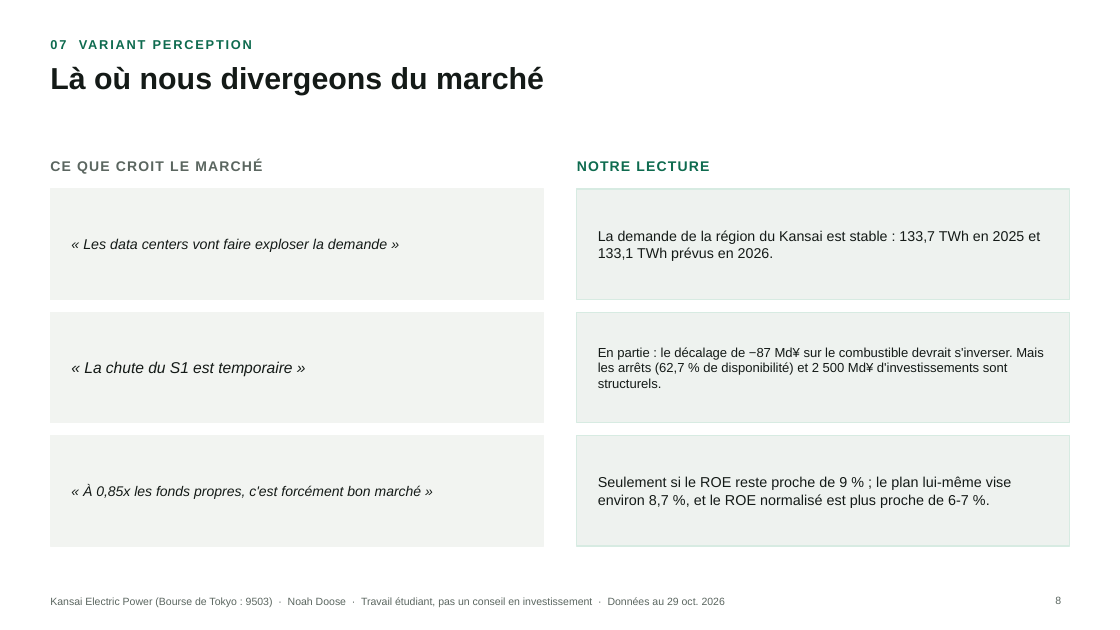
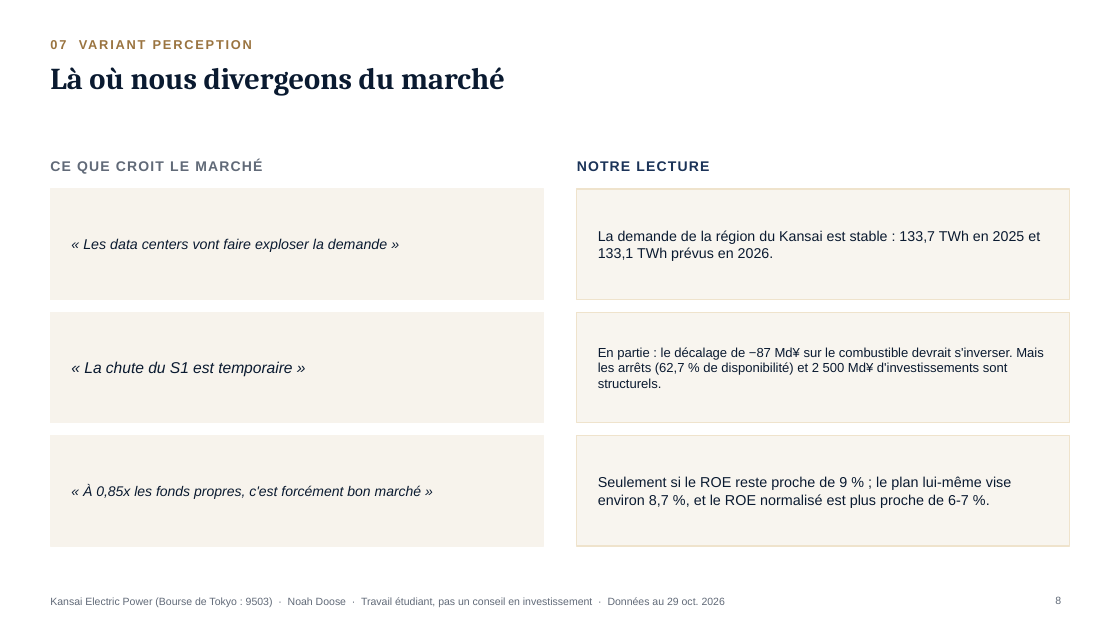
Before and after one commit to Fayzzy11/Portfolio-Project, a slide deck: slide 8 of docs/assets/pitches/9503_JP_Kansai_Electric_Power_pitch_FR.pptx. Drawn at 1120x630 pixels with LibreOffice and Linux fonts; fonts in the diff are those of the drawing. Boxes give left, top, right and bottom in pixels: in the first picture for what was removed or moved away, otherwise in the second. Text is boxed around its words. In the diff, an @@ line names an element or a change of style, - is before the commit and + after.

```diff
--- a/docs/assets/pitches/9503_JP_Kansai_Electric_Power_pitch_FR.pptx
+++ b/docs/assets/pitches/9503_JP_Kansai_Electric_Power_pitch_FR.pptx
@@ text "07 VARIANT PERCEPTION" at [50,32,1070,57]: text colour #0E6B4F to #9A7440 @@
@@ title "Là où nous divergeons du ..." at [50,67,505,95]: font Arial to Cambria, text colour #141A17 to #0A1A30 @@
@@ text "NOTRE LECTURE" at [577,161,709,171]: text colour #0E6B4F to #1B3358 @@
@@ fill #F2F4F1 to #F7F3EC; outline #F2F4F1 1 pt to #F7F3EC 1 pt in 3 elements at [50,189,544,300], [50,313,544,423], [50,435,544,546] @@
@@ fill #EEF2EF to #F8F5EF; outline #D7EBE2 1 pt to #EFE3CC 1 pt in 3 elements at [577,189,1070,300], [577,313,1070,423], [577,435,1070,546] @@
@@ text colour #141A17 to #0A1A30 in 6 elements at [83,238,387,252], [598,230,1040,261], [84,361,292,377], [598,347,1043,388], [83,485,422,499], [598,476,1012,508] @@
@@ text colour #5B6660 to #616A78 in 3 elements at [50,160,262,174], [1055,597,1061,604], [50,597,725,607] @@
```
Also in this commit, not shown: 11 other slides changed, 37 other files.
